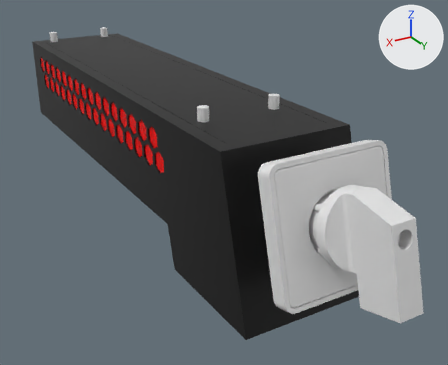
The Blender file DeskSwitch.blend, before and after one commit.
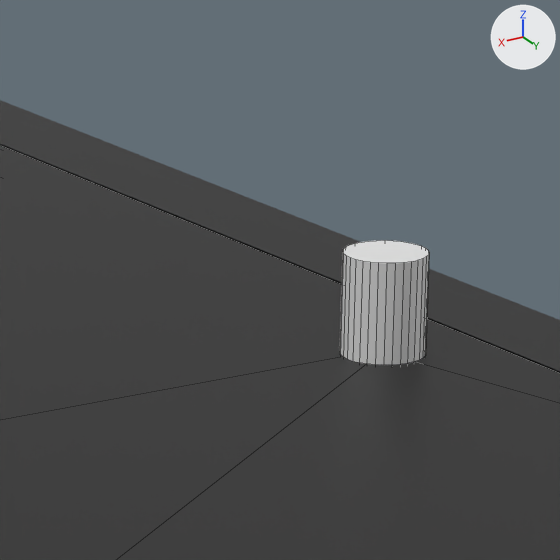
The first picture shows the older version from a 50 mm lens placed at (126.0, 151.0, 73.0), pointed at (-13.0, -81.0, -43.0). The close-ups show the older and then the newer version on the part from 50% to 66% of the width and 17% to 37% of the height of that picture. Only the edits that show in the close-ups are written down. Every picture has the same lights, and +X, +Y and +Z are marked at upper right. The close-ups show mesh edges as thin lines.

The first close-up shows 'enclosure', 'mount', 'mounting_screw_cutter'.
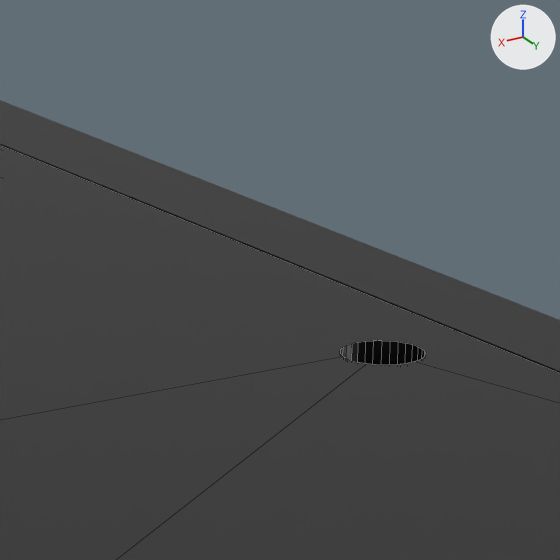
The change in detail:
Object 'mounting_screw_cutter' (ob_mounting_screw_cutter) is now hidden.

Changed parts and their boxes [x1, y1, x2, y2] in the close-ups (560 x 560 px):
'mounting_screw_cutter', hidden: before [340, 240, 429, 365]
